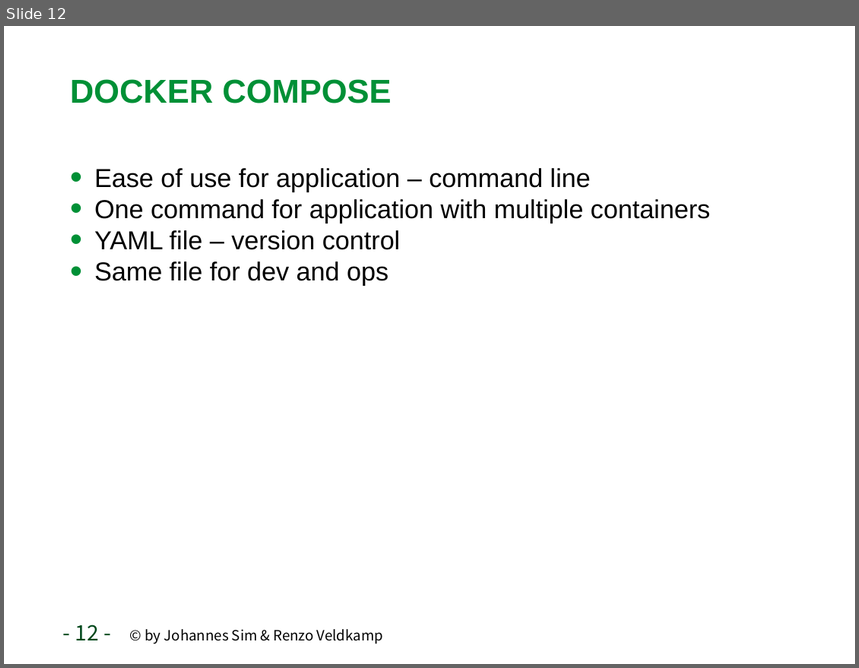
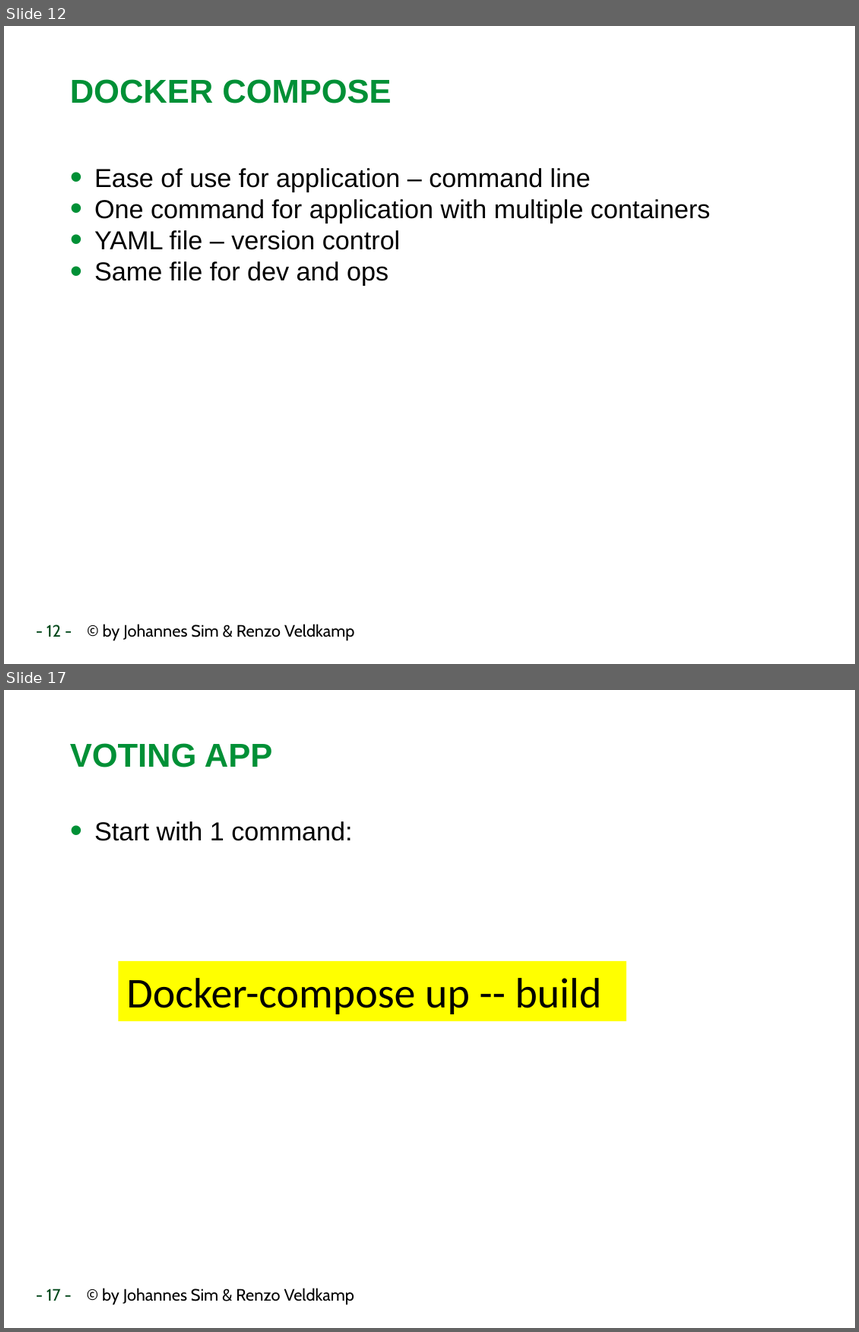
Before and after one commit to RenzoVeldkamp/MicroContainer, a slide deck: Presentatie/Docker102.pptx. Shown one above the other, each under a label of ours: slide 12 before the commit, slides 12 and 17 after it; the slides between them are not shown. The pictures are 859x668 and 859x1332 pixels, drawn with LibreOffice and Linux fonts; fonts in the diff are those of the drawing; background and template pictures are left out. Boxes give left, top, right and bottom in pixels: in the first picture for what was removed or moved away, otherwise in the second. Text is boxed around its words. In the diff, an @@ line names an element or a change of style, - is before the commit and + after.

```diff
--- a/Presentatie/Docker102.pptx
+++ b/Presentatie/Docker102.pptx
@@ slide 17 added at box(4, 690, 855, 1328), background #FFFFFF; not listed: 1 template element that a slide beside it also shows @@
@@ title added at box(70, 743, 272, 768), 28 pt, text #009036, bold @@
+VOTING APP
@@ text added at box(94, 821, 352, 841), 22 pt, text #000000 @@
+• Start with 1 command:
@@ rectangle added at box(118, 961, 626, 1022), fill #FFFF00, 36 pt, text #000000 @@
+Docker-compose up -- build
@@ slide 12 changed as well @@
@@ text: place and size @@
-text at box(75, 625, 383, 645)
+text at box(47, 624, 355, 641)
@@ text at box(47, 624, 355, 641): size 18 to 14 pt in "- 12 -"; size 12 to 14 pt in "© by Johannes Sim & Renzo Veldkamp"; font Noto Sans CJK SC to Cabin @@
```
Also in this commit, not shown: 11 other slides changed, 10 other slides added, 5 other files.
